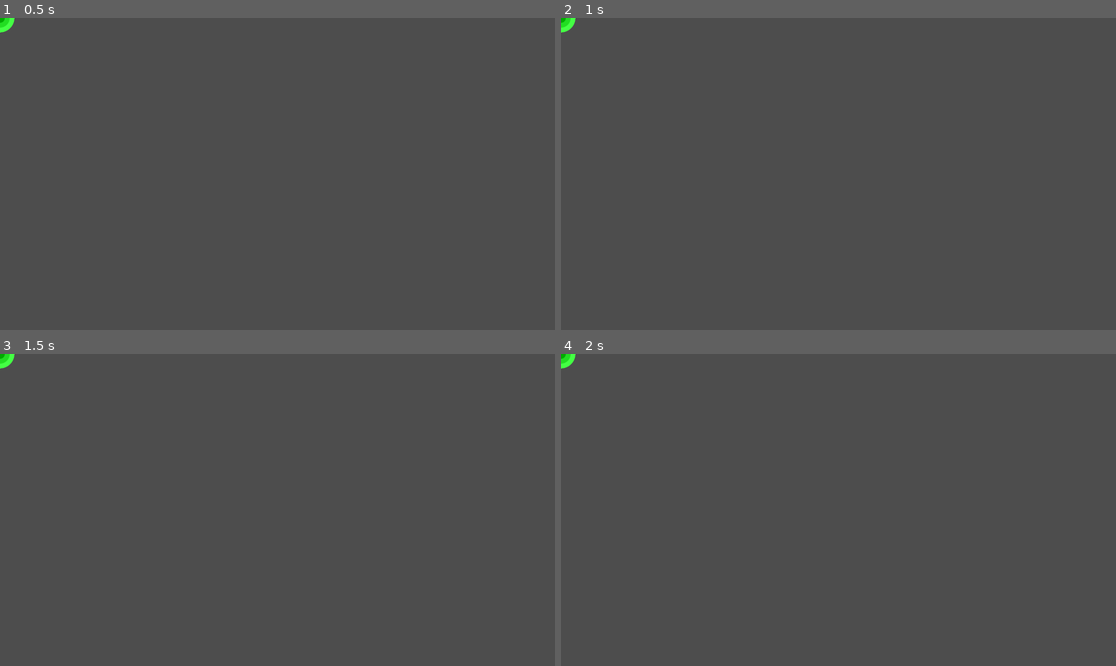
Above: before the commit, frames 1-4 (two rows, left to right).
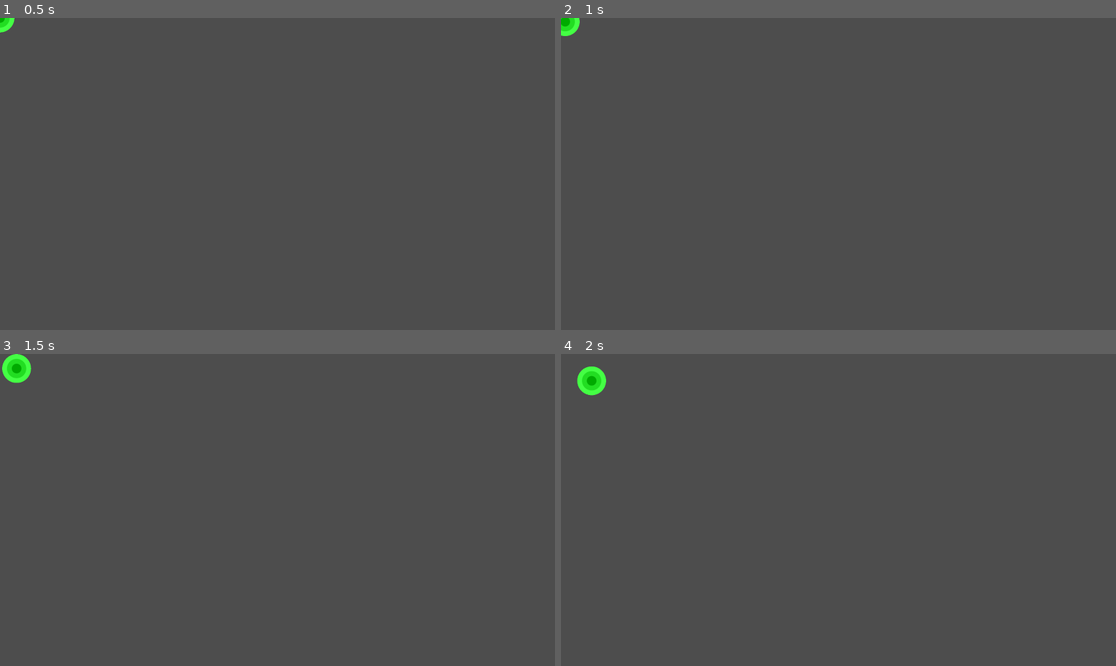
Above: after the commit, the same moments.

Repository: A550817/BC_gam_jam
Game: Godot game, scene res://scenes/playground.tscn
Two runs of this game, one before a commit and one after it. Both use one fixed random seed, a clock stepped at 60 frames per second and the inputs below.
Inputs (mouse positions are in pixels of both pictures, inside the frame that each line leads up to):
- Up to frame 1 (0.5 s): no input
- Up to frame 2 (1 s): tap Enter (ui_accept) at 0.5, 0.77 s; move the mouse to (810, 236) at 0.52 s; press the mouse at (810, 236) at 0.53 s; hold Right (ui_right) from 0.53 s (still down)
- Up to frame 3 (1.5 s): release Right (ui_right) at 1.25 s; release the mouse at (249, 572) at 1.25 s; drag from (444, 556) to (249, 572) at 1.27 s
- Up to frame 4 (2 s): no input

Frame 1 is identical in both runs. In frame 2, 0.2% of the frame differs, in the area x 0-4%, y 0-6%; in frame 3, 0.4%; in frame 4, 0.5%, in the area x 0-9%, y 0-14%.

Commit message:
Fixed tether

Diff:
--- a/new-game-project/scenes/playground.tscn
+++ b/new-game-project/scenes/playground.tscn
@@ -2,6 +2,15 @@
 
 [ext_resource type="PackedScene" uid="uid://be8qbmt0fe144" path="res://scenes/player.tscn" id="1_hddm4"]
 
+[sub_resource type="CircleShape2D" id="CircleShape2D_hddm4"]
+radius = 53.366657
+
 [node name="Playground" type="Node2D" unique_id=2036895998]
 
 [node name="Player" parent="." unique_id=1030372719 instance=ExtResource("1_hddm4")]
+
+[node name="StaticBody2D" type="StaticBody2D" parent="." unique_id=2016624350]
+position = Vector2(566, 452)
+
+[node name="CollisionShape2D" type="CollisionShape2D" parent="StaticBody2D" unique_id=1599853476]
+shape = SubResource("CircleShape2D_hddm4")
--- a/new-game-project/scripts/player.gd
+++ b/new-game-project/scripts/player.gd
@@ -29,8 +29,8 @@
 
 
 func _physics_process(delta: float) -> void:
+	change_state(current_state.physics_process(delta))
 	move_and_slide()
-	change_state(current_state.physics_process(delta))
 
 
 func _process(delta: float) -> void:
--- a/new-game-project/scripts/player_idle_state.gd
+++ b/new-game-project/scripts/player_idle_state.gd
@@ -8,7 +8,7 @@
 
 # What happens when we enter the state
 func enter():
-	player.velocity = Vector2.ZERO
+	#player.velocity = Vector2.ZERO
 	ray_cast_2d.enabled = false
 
 
--- a/new-game-project/scripts/player_tether_state.gd
+++ b/new-game-project/scripts/player_tether_state.gd
@@ -14,8 +14,8 @@
 # What happens when we enter the state
 func enter():
 	ray_cast_2d.enabled = true
-	var mouse = get_tree().get_root().get_mouse_position()
-	ray_cast_2d.target_position = mouse
+	var mouse_global = player.get_global_mouse_position()
+	ray_cast_2d.target_position = mouse_global - ray_cast_2d.global_position
 	ray_cast_2d.force_raycast_update()
 
 	if ray_cast_2d.is_colliding():
@@ -44,19 +44,20 @@
 func physics_process(delta: float) -> PlayerState:
 	var to_anchor = tether_point - player.global_position
 	var distance = to_anchor.length()
+	var direction = to_anchor.normalized()
 
+	# Strong pull toward anchor (this creates movement)
+	player.velocity += direction * pull_strength * delta
+
+	# Rope length constraint (keeps swing radius)
 	if distance > tether_length:
-		var direction = to_anchor.normalized()
+		player.global_position = tether_point - direction * tether_length
 
-		# Pull force
-		var pull_force = direction * pull_strength * (distance - tether_length)
-		player.velocity += pull_force * delta
-
-		# HARD rope constraint (important)
-		var correction = direction * (distance - tether_length)
-		player.global_position += correction
+		# Remove outward velocity so it doesn't explode
+		var outward_velocity = direction * player.velocity.dot(direction)
+		player.velocity -= outward_velocity
 
 	# Drag
-	player.velocity *= (1.0 - drag_strength * delta)
+	player.velocity *= clamp(1.0 - drag_strength * delta, 0.0, 1.0)
 
 	return null
Renamed: new-game-project/circlegen.gd -> new-game-project/scripts/circlegen.gd
Renamed: new-game-project/circlegen.gd.uid -> new-game-project/scripts/circlegen.gd.uid
